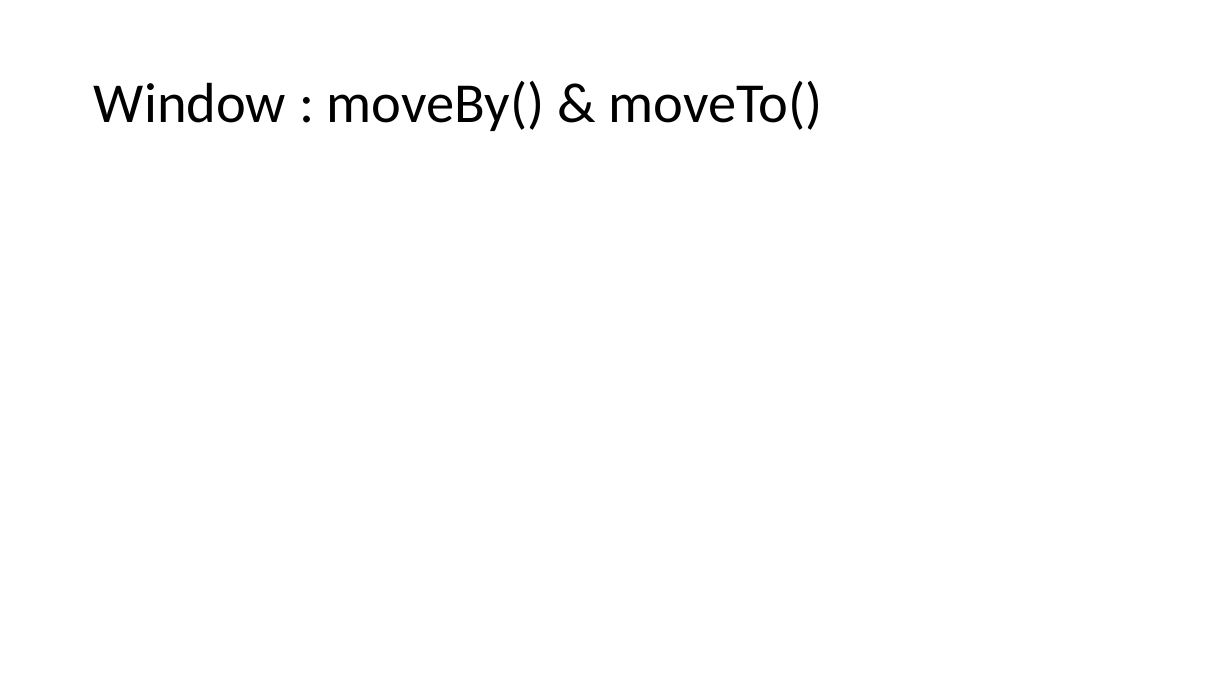
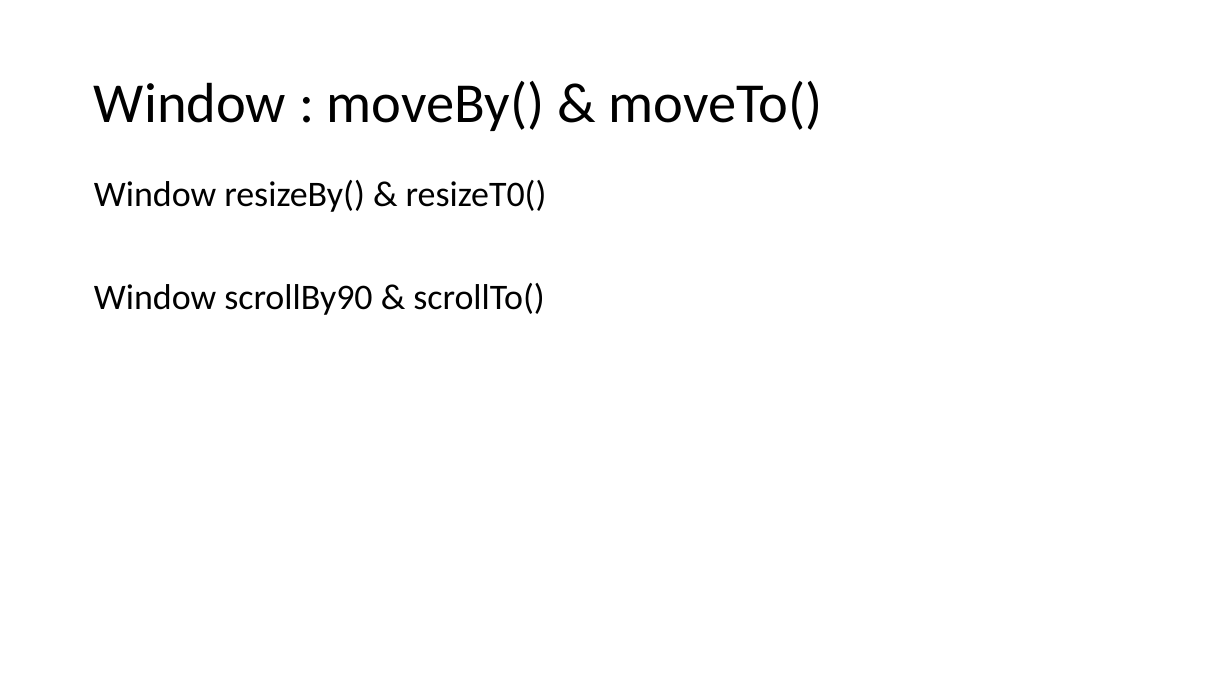
Before and after one commit to PiyushChaturvedii/Batch04, a slide deck: slide 113 of JavaScript.pptx. Drawn at 1232x693 pixels with LibreOffice and Linux fonts; fonts in the diff are those of the drawing. Boxes give left, top, right and bottom in pixels: in the first picture for what was removed or moved away, otherwise in the second. Text is boxed around its words. In the diff, an @@ line names an element or a change of style, - is before the commit and + after.

```diff
--- a/JavaScript.pptx
+++ b/JavaScript.pptx
@@ text added at (94,180,547,315), 28 pt, text #000000 @@
+Window resizeBy() & resizeT0()
+Window scrollBy90 & scrollTo()
```
Also in this commit, not shown: 3 slides added, 5 other files.
